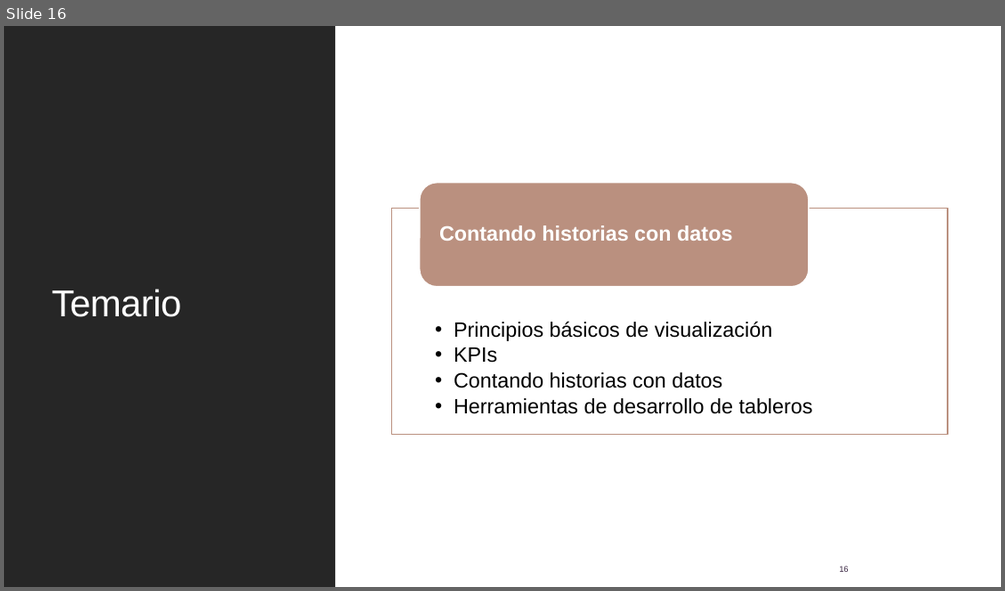
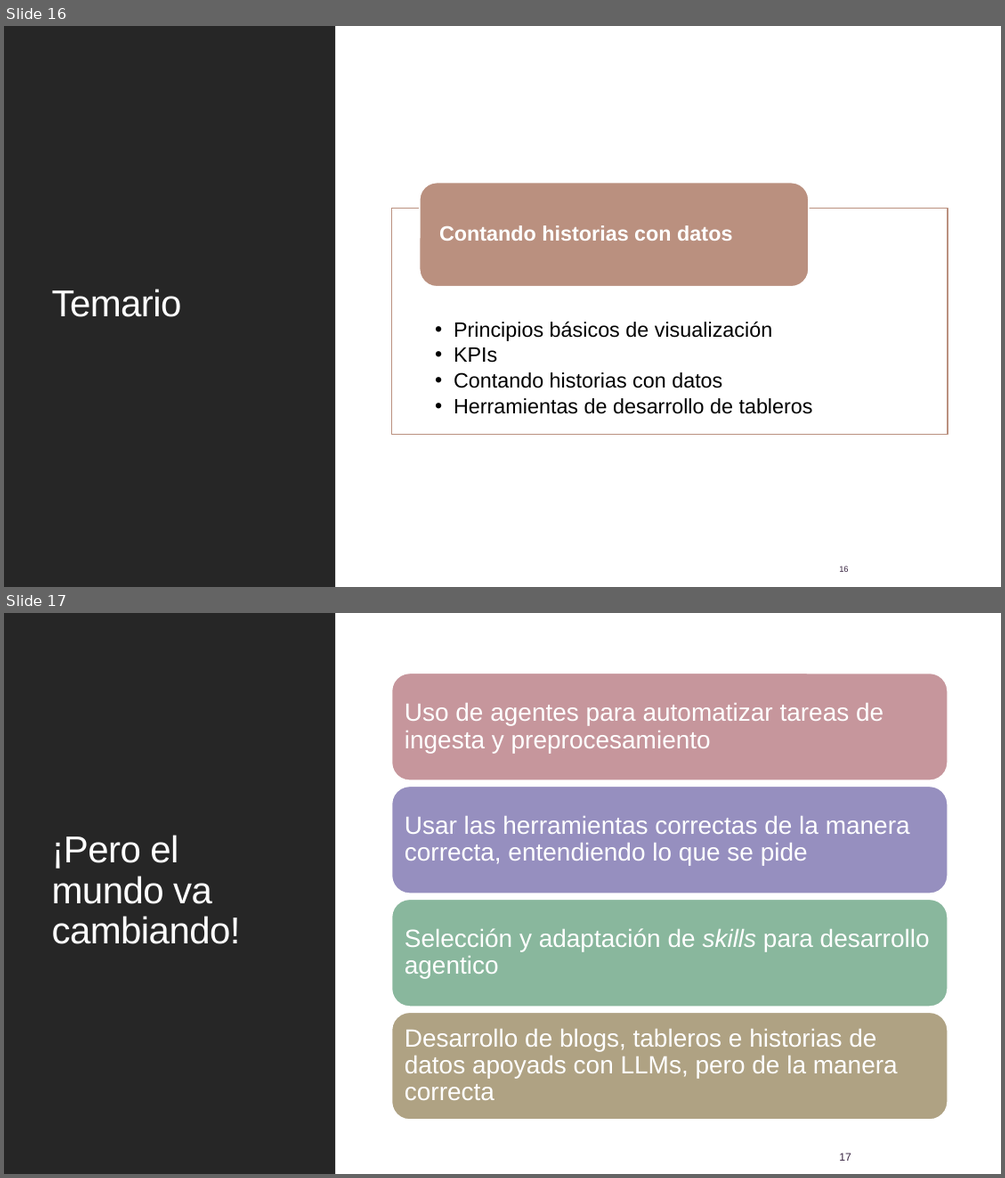
Before and after one commit to mcd-unison/ing-caract, a slide deck: slides/inicial.pptx. Shown one above the other, each under a label of ours: slide 16 before the commit, slides 16 and 17 after it. The pictures are 1005x591 and 1005x1178 pixels, drawn with LibreOffice and Linux fonts; fonts in the diff are those of the drawing. Boxes give left, top, right and bottom in pixels: in the first picture for what was removed or moved away, otherwise in the second. Text is boxed around its words. In the diff, an @@ line names an element or a change of style, - is before the commit and + after.

```diff
--- a/slides/inicial.pptx
+++ b/slides/inicial.pptx
@@ slide 17 added at (4,613,1001,1174), background #FFFFFF; not listed: 1 template element that a slide beside it also shows @@
@@ rectangle added at (4,613,335,1174), fill #262626 @@
@@ rectangle added at (5,613,1001,1174), fill #FFFFFF @@
@@ title added at (52,835,241,944), 36 pt, text #FFFFFF @@
+¡Pero el mundo va cambiando!
@@ group added at (392,673,947,1120): 4 rounded rectangles, 4 texts @@
+Uso de agentes para automatizar tareas de ingesta y preprocesamiento
+Usar las herramientas correctas de la manera correcta, entendiendo lo que se pide
+Selección y adaptación de skills para desarrollo agentico
+Desarrollo de blogs, tableros e historias de datos apoyads con LLMs, pero de la manera correcta
@@ page number added at (839,1152,851,1160), 10.5 pt, text #382441 @@
+17
```
Also in this commit, not shown: 3 slides changed, 6 other files.
